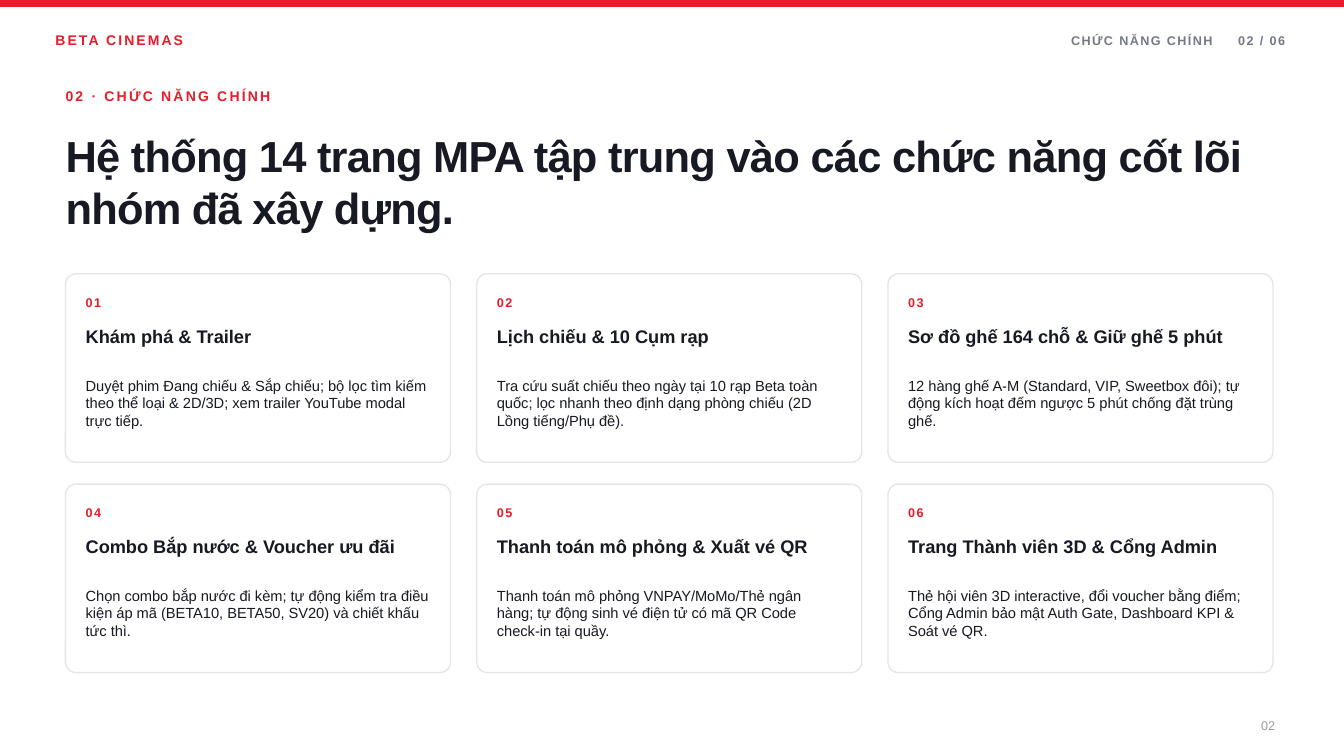
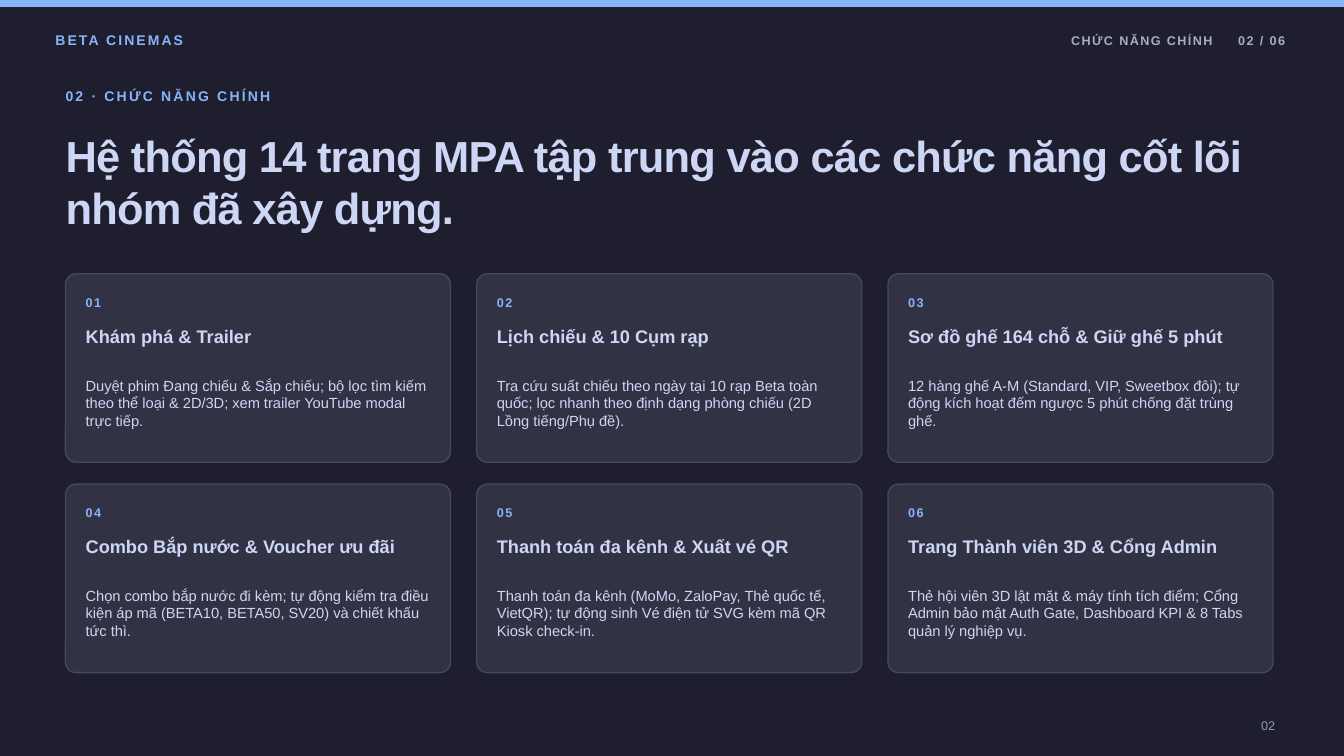
Before and after one commit to AsakiYuki/web2064-fa26, a slide deck: slide 2 of Beta-Cinemas-Presentation.pptx. Drawn at 1344x756 pixels with LibreOffice and Linux fonts; fonts in the diff are those of the drawing. Boxes give left, top, right and bottom in pixels: in the first picture for what was removed or moved away, otherwise in the second. Text is boxed around its words. In the diff, an @@ line names an element or a change of style, - is before the commit and + after.

Commit message:
feat(i18n & latte): add bilingual support, fix auth forms and refine light mode
- Implement universal VI/EN translation system with language toggle across all pages
- Fix login and registration modal input styles, labels and button contrast in Light Mode (Latte)
- Refine light mode styling for movies filter, showtimes, pricing, member and movie detail pages
- Redesign presentation slides with Catppuccin Mocha theme, real UI screenshots and core feature highlights

```diff
--- a/Beta-Cinemas-Presentation.pptx
+++ b/Beta-Cinemas-Presentation.pptx
@@ background #FFFFFF to #1E1E2E @@
@@ rectangle at (0,0,1344,7): fill #E51D2A to #89B4FA @@
@@ text "CHỨC NĂNG CHÍNH 02 / ..." at (1071,35,1285,45): text colour #747985 to #A6ADC8 @@
@@ fill #FFFFFF to #313244; outline #E8E6E2 0.99 pt to #45475A 0.99 pt in 6 elements at (66,274,451,463), (477,274,862,463), (888,274,1273,463), (66,484,451,673), (477,484,862,673), (888,484,1273,673) @@
@@ text colour #E51D2A to #89B4FA in 8 elements at (55,30,287,50), (66,90,270,101), (86,298,101,307), (497,298,512,307), (908,298,923,307), (86,508,101,517), (497,508,512,517), (908,508,923,517) @@
@@ text at (497,539,788,557): text changed; text colour #171923 to #CDD6F4 @@
-Thanh toán mô phỏng & Xuất vé QR
+Thanh toán đa kênh & Xuất vé QR
@@ text colour #171923 to #CDD6F4 in 10 elements at (66,138,1242,233), (86,329,252,347), (86,379,426,429), (497,329,708,347), (497,379,817,429), (908,329,1222,347), (908,379,1240,429), (86,539,395,557), (86,589,429,636), (908,539,1218,557) @@
@@ text at (497,589,826,636): text changed; text colour #171923 to #CDD6F4 @@
-Thanh toán mô phỏng VNPAY/MoMo/Thẻ ngân hàng; tự động sinh vé điện tử có mã QR Code check-in tại quầy.
+Thanh toán đa kênh (MoMo, ZaloPay, Thẻ quốc tế, VietQR); tự động sinh Vé điện tử SVG kèm mã QR Kiosk check-in.
@@ text at (908,589,1243,639): text changed; text colour #171923 to #CDD6F4 @@
-Thẻ hội viên 3D interactive, đổi voucher bằng điểm; Cổng Admin bảo mật Auth Gate, Dashboard KPI & Soát vé QR.
+Thẻ hội viên 3D lật mặt & máy tính tích điểm; Cổng Admin bảo mật Auth Gate, Dashboard KPI & 8 Tabs quản lý nghiệp vụ.
@@ text "02" at (1261,721,1275,730): text colour #999999 to #9399B2 @@
```
Also in this commit, not shown: 5 other slides changed, 33 other files.
